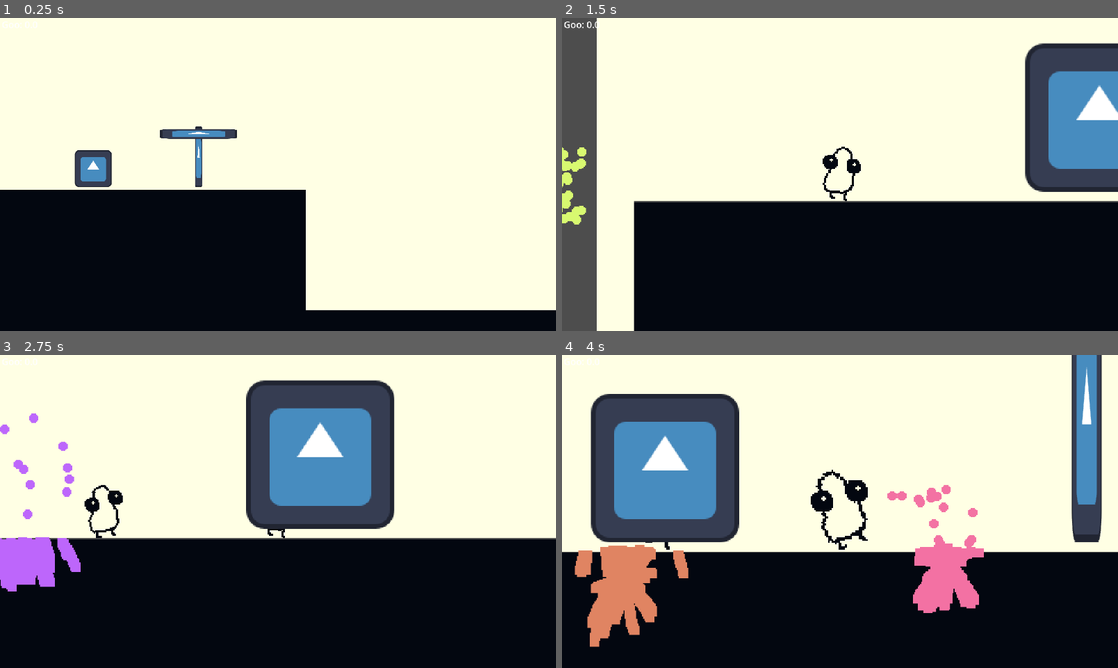
Above: before the commit, frames 1-4 (two rows, left to right).
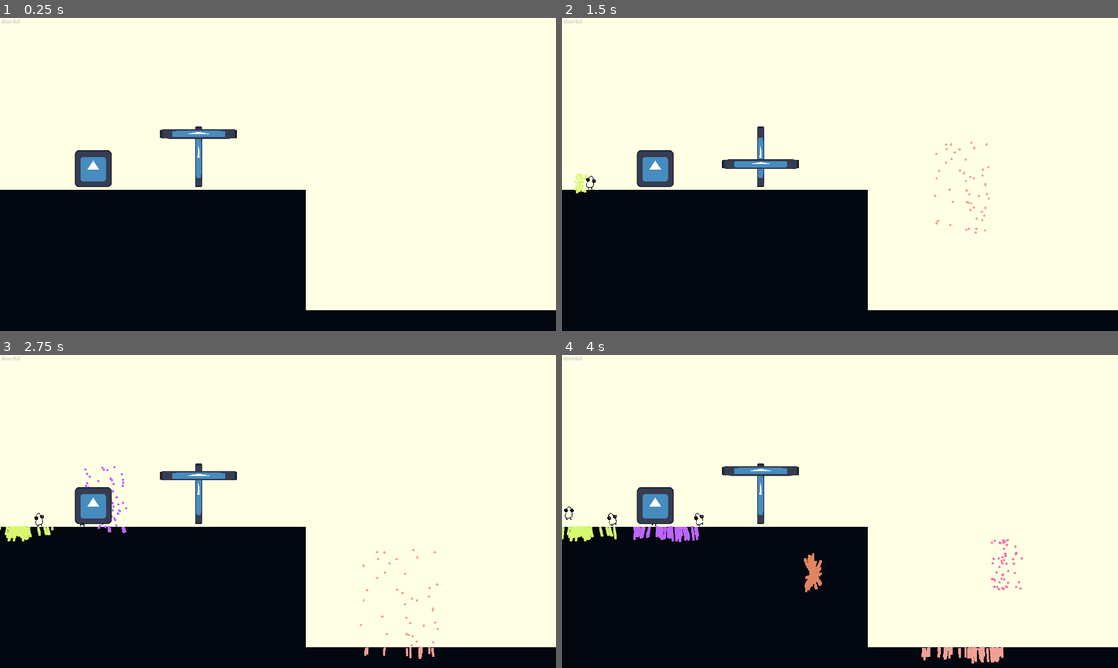
Above: after the commit, the same moments.

Repository: Octoan1/Tinkles-Incremental
Game: Godot game, scene res://main.tscn
The game is run twice, just before and just after one commit, with the same random seed, the same clock (stepped at 60 frames per second) and the same inputs. The engine's default icon, where the game draws it, is replaced by a stand-in: a white triangle on a blue panel in a dark square.
Inputs (mouse positions are in pixels of both pictures, inside the frame that each line leads up to):
- Up to frame 1 (0.25 s): no input
- Up to frame 2 (1.5 s): tap Enter at 0.5 s; move the mouse to (962, 158) at 0.52 s; click (962, 158) at 0.6 s; move the mouse to (578, 183) at 1.27 s; click (578, 183) at 1.35 s
- Up to frame 3 (2.75 s): move the mouse to (105, 483) at 2.02 s; click (105, 483) at 2.1 s
- Up to frame 4 (4 s): move the mouse to (812, 574) at 2.77 s; click (812, 574) at 2.85 s; move the mouse to (1006, 558) at 3.52 s; click (1006, 558) at 3.6 s

The runs differ from the first frame. In frame 1, less than 0.1% of the frame differs, in the area x 0-7%, y 0-4%; in frame 2, 36%; in frame 3, 34%; in frame 4, 38%, in the area x 0-100%, y 0-99%.

Commit message:
working on porting to component architecture
implement health, hitbox, and hurtbox componets

Diff:
--- a/Objects/Buildings/crusher.tscn
+++ b/Objects/Buildings/crusher.tscn
@@ -3,9 +3,16 @@
 [ext_resource type="Script" uid="uid://bqa4pfspwta1p" path="res://crusher.gd" id="1_bo67b"]
 [ext_resource type="Texture2D" uid="uid://ddux8qo1iqdpo" path="res://icon.svg" id="2_b4l58"]
 [ext_resource type="PackedScene" uid="uid://ci8eqs22jrag3" path="res://Game Logic/damage_area.tscn" id="3_muvn6"]
+[ext_resource type="Script" uid="uid://dn3uct6bpvl42" path="res://Components/hitbox_component.gd" id="4_b4l58"]
+[ext_resource type="Script" uid="uid://benf61sjypd5q" path="res://Components/attack.gd" id="5_muvn6"]
 
 [sub_resource type="RectangleShape2D" id="RectangleShape2D_5vw27"]
 size = Vector2(266, 32)
+
+[sub_resource type="Resource" id="Resource_4pc34"]
+script = ExtResource("5_muvn6")
+attack_damage = 1.0
+metadata/_custom_type_script = "uid://benf61sjypd5q"
 
 [node name="Crusher" type="Node2D" unique_id=762803738]
 script = ExtResource("1_bo67b")
@@ -27,6 +34,17 @@
 [node name="CollisionShape2D" type="CollisionShape2D" parent="DamageArea" unique_id=83892567]
 shape = SubResource("RectangleShape2D_5vw27")
 
+[node name="HitboxComponent" type="Area2D" parent="DamageArea" unique_id=1230046140]
+collision_layer = 4
+collision_mask = 2
+script = ExtResource("4_b4l58")
+attack = SubResource("Resource_4pc34")
+metadata/_custom_type_script = "uid://dn3uct6bpvl42"
+
+[node name="CollisionShape2D" type="CollisionShape2D" parent="DamageArea/HitboxComponent" unique_id=835420673]
+shape = SubResource("RectangleShape2D_5vw27")
+debug_color = Color(0.9987908, 0, 0.14475623, 0.41960785)
+
 [node name="attack_cooldown" type="Timer" parent="." unique_id=412730181]
 
 [node name="TrapStart" type="Marker2D" parent="." unique_id=672596031]
--- a/Objects/Lemming/lemming.gd
+++ b/Objects/Lemming/lemming.gd
@@ -3,13 +3,13 @@
 
 
 const SPEED = 150.0
-@export var health: float = 5.0
+#@export var health: float = 5.0
 @export var death_value: float = 3.0
 @export var damage_value: float = 1.0
 @export var life_span: float = 30.0
 var traits: Array[Trait]
 
-@onready var invuln_timer: Timer = $invuln_timer
+#@onready var invuln_timer: Timer = $invuln_timer
 @onready var lifespan_timer: Timer = $Lifespan
 @onready var lemming_cam: Camera2D = $LemmingCam
 @onready var sprite: AnimatedSprite2D = $AnimatedSprite2D
@@ -19,12 +19,14 @@
 var some_cam_enabled = false
 var jumping: bool = false
 
+@onready var health_component: HealthComponent = $HealthComponent
 
-var invuln_duration: float = 0.5
-var invulnerable: bool = false
+
+#var invuln_duration: float = 0.5
+#var invulnerable: bool = false
 
 func _ready() -> void:
-	invuln_timer.wait_time = invuln_duration
+	#invuln_timer.wait_time = invuln_duration
 	lifespan_timer.wait_time = life_span
 	lifespan_timer.start()
 	self.velocity.x = SPEED
@@ -44,39 +46,39 @@
 	for t in traits:
 		self.call(t.effect_name)
 
-func take_damage(damage_amount) -> void:
-	if not invulnerable:
+#func take_damage(damage_amount) -> void:
+	#if not invulnerable:
+		#
+		#
+		#invulnerable = true
+		#invuln_timer.start()
+		#
+		## calculate health_lost
+		#var health_lost = health - damage_amount
+		#if health_lost <= 0:
+			#health_lost = health
+		#else:
+			#health_lost = health - (health - damage_amount)
+		#
+		#var total_goo = health_lost * damage_value
+		#health -= damage_amount
+		#
+		#GameManager.modify_goo(total_goo)
+		#
+		#if health <= 0:
+			#die()
+		#else:
+			#var pm: Node2D = get_tree().root.get_node("Main").get_node("ParticleManager")
+			#pm.call_deferred("spawn_damage_particles", self.global_position, damage_amount)
 
-
-		invulnerable = true
-		invuln_timer.start()
-
-		# calculate health_lost
-		var health_lost = health - damage_amount
-		if health_lost <= 0:
-			health_lost = health
-		else:
-			health_lost = health - (health - damage_amount)
-
-		var total_goo = health_lost * damage_value
-		health -= damage_amount
-
-		GameManager.modify_goo(total_goo)
-
-		if health <= 0:
-			die()
-		else:
-			var pm: Node2D = get_tree().root.get_node("Main").get_node("ParticleManager")
-			pm.call_deferred("spawn_damage_particles", self.global_position, damage_amount)
-
-func die() -> void:
-	lemming_cam.enabled = false
-	GameManager.modify_goo(death_value)
-
-	# testing
-	get_tree().root.get_node("Main").get_node("ParticleManager").spawn_particles(self.global_position)
-
-	self.queue_free()
+#func die() -> void:
+	#lemming_cam.enabled = false
+	#GameManager.modify_goo(death_value)
+	#
+	## testing
+	#get_tree().root.get_node("Main").get_node("ParticleManager").spawn_particles(self.global_position)
+	#
+	#self.queue_free()
 
 func _physics_process(delta: float) -> void:
 	if jumping:
@@ -123,11 +125,12 @@
 	jumping = true
 
 
-func _on_invuln_timer_timeout() -> void:
-	invulnerable = false
+#func _on_invuln_timer_timeout() -> void:
+	#invulnerable = false
 
 func _on_lifespan_timeout() -> void:
-	die()
+	#die()
+	health_component.kill()
 
 func _on_click_timer_timeout() -> void:
 	click_ready = true
@@ -136,4 +139,26 @@
 ### TRAITS HERE ###
 func _fed() -> void:
 	global_scale *= 1.5
-	health *= 2
+	#health *= 2
+	#health_component
+
+
+func _on_health_component_died() -> void:
+	lemming_cam.enabled = false
+	GameManager.modify_goo(death_value)
+
+	# testing
+	get_tree().root.get_node("Main").get_node("ParticleManager").spawn_particles(self.global_position)
+
+	self.queue_free()
+
+
+func _on_health_component_damaged(attack: Attack) -> void:
+	var damage_amount = attack.attack_damage
+
+	var total_goo = damage_amount * damage_value
+
+	GameManager.modify_goo(total_goo)
+
+	var pm: Node2D = get_tree().root.get_node("Main").get_node("ParticleManager")
+	pm.call_deferred("spawn_damage_particles", self.global_position, damage_amount)
--- a/Objects/Lemming/lemming.tscn
+++ b/Objects/Lemming/lemming.tscn
@@ -2,7 +2,12 @@
 
 [ext_resource type="Script" uid="uid://glckswiwl5do" path="res://Objects/Lemming/lemming.gd" id="1_bs02x"]
 [ext_resource type="Script" uid="uid://bdyoml78tf5ct" path="res://Objects/Lemming/ray_cast_2d.gd" id="2_1qkcv"]
+[ext_resource type="Script" uid="uid://dxwlmgwyk1wa2" path="res://Components/health_component.gd" id="2_oqybh"]
 [ext_resource type="Texture2D" uid="uid://ckibnigsp561i" path="res://Assets/Asesprite/lemming-Sheet.png" id="4_oqybh"]
+[ext_resource type="Script" uid="uid://1pyaap8o8k26" path="res://Components/hurtbox_component.gd" id="5_gvufl"]
+
+[sub_resource type="RectangleShape2D" id="RectangleShape2D_bs02x"]
+size = Vector2(26, 46)
 
 [sub_resource type="AtlasTexture" id="AtlasTexture_hqpyc"]
 atlas = ExtResource("4_oqybh")
@@ -52,14 +57,23 @@
 "speed": 10.0
 }]
 
-[sub_resource type="RectangleShape2D" id="RectangleShape2D_bs02x"]
-size = Vector2(35, 46)
+[sub_resource type="RectangleShape2D" id="RectangleShape2D_gvufl"]
+size = Vector2(24, 41)
 
 [node name="Lemming" type="CharacterBody2D" unique_id=1909906124 groups=["Lemming"]]
-collision_layer = 2
+collision_layer = 0
 collision_mask = 5
 input_pickable = true
 script = ExtResource("1_bs02x")
+
+[node name="HealthComponent" type="Node" parent="." unique_id=439512434]
+script = ExtResource("2_oqybh")
+max_health = 5.0
+metadata/_custom_type_script = "uid://dxwlmgwyk1wa2"
+
+[node name="WorldCollision" type="CollisionShape2D" parent="." unique_id=514483512]
+z_index = 1
+shape = SubResource("RectangleShape2D_bs02x")
 
 [node name="LemmingCam" type="Camera2D" parent="." unique_id=1992628313]
 enabled = false
@@ -67,17 +81,12 @@
 
 [node name="AnimatedSprite2D" type="AnimatedSprite2D" parent="." unique_id=615340767]
 sprite_frames = SubResource("SpriteFrames_4ypp3")
-animation = &"walk"
 
 [node name="RayCast2D" type="RayCast2D" parent="." unique_id=862188445]
 position = Vector2(15, 0)
 scale = Vector2(1.0000001, 1)
 target_position = Vector2(0, 91)
 script = ExtResource("2_1qkcv")
-
-[node name="CollisionShape2D" type="CollisionShape2D" parent="." unique_id=514483512]
-position = Vector2(1, 0)
-shape = SubResource("RectangleShape2D_bs02x")
 
 [node name="invuln_timer" type="Timer" parent="." unique_id=278870868]
 
@@ -86,7 +95,22 @@
 [node name="click_timer" type="Timer" parent="." unique_id=808760983]
 wait_time = 0.1
 
+[node name="HurtboxComponent" type="Area2D" parent="." unique_id=701341300 node_paths=PackedStringArray("health_component")]
+z_index = 1
+collision_layer = 2
+collision_mask = 0
+script = ExtResource("5_gvufl")
+health_component = NodePath("../HealthComponent")
+metadata/_custom_type_script = "uid://1pyaap8o8k26"
+
+[node name="HurtboxShape" type="CollisionShape2D" parent="HurtboxComponent" unique_id=423941072]
+position = Vector2(0, 0.5)
+shape = SubResource("RectangleShape2D_gvufl")
+debug_color = Color(0, 0.6485298, 0.187787, 0.41960785)
+
 [connection signal="input_event" from="." to="." method="_input_event"]
+[connection signal="damaged" from="HealthComponent" to="." method="_on_health_component_damaged"]
+[connection signal="died" from="HealthComponent" to="." method="_on_health_component_died"]
 [connection signal="stopped_looking" from="RayCast2D" to="." method="_on_ray_cast_2d_stopped_looking"]
 [connection signal="timeout" from="invuln_timer" to="." method="_on_invuln_timer_timeout"]
 [connection signal="timeout" from="Lifespan" to="." method="_on_lifespan_timeout"]
--- a/main.tscn
+++ b/main.tscn
@@ -4,14 +4,24 @@
 [ext_resource type="Script" uid="uid://fwjhxctb4gix" path="res://Objects/Particle/particle_manager.gd" id="1_lquwl"]
 [ext_resource type="PackedScene" uid="uid://c0arlauc1koa8" path="res://Objects/Lemming/lemming.tscn" id="2_0xm2m"]
 [ext_resource type="PackedScene" uid="uid://c2cm12b4gs3yf" path="res://Objects/Particle/blood_particle.tscn" id="2_7mycd"]
-[ext_resource type="PackedScene" uid="uid://ci8eqs22jrag3" path="res://Game Logic/damage_area.tscn" id="3_h2yge"]
 [ext_resource type="TileSet" uid="uid://cnwjxnnhibpsl" path="res://Assets/tile_set.tres" id="3_kek77"]
 [ext_resource type="Script" uid="uid://ttsgpucekkd3" path="res://UI/ui.gd" id="4_1bvp3"]
 [ext_resource type="PackedScene" uid="uid://dlayonr1hr4tv" path="res://Objects/Buildings/buffet.tscn" id="4_lquwl"]
 [ext_resource type="PackedScene" uid="uid://cfjinxyfp22kg" path="res://Objects/Buildings/crusher.tscn" id="8_5vw27"]
+[ext_resource type="Script" uid="uid://dn3uct6bpvl42" path="res://Components/hitbox_component.gd" id="9_kek77"]
+[ext_resource type="Script" uid="uid://benf61sjypd5q" path="res://Components/attack.gd" id="10_4c57u"]
 
-[sub_resource type="RectangleShape2D" id="RectangleShape2D_lquwl"]
-size = Vector2(31.097046, 22)
+[sub_resource type="LabelSettings" id="LabelSettings_4c57u"]
+outline_size = 1
+outline_color = Color(0, 0, 0, 1)
+
+[sub_resource type="Resource" id="Resource_efxa6"]
+script = ExtResource("10_4c57u")
+attack_damage = 20.0
+metadata/_custom_type_script = "uid://benf61sjypd5q"
+
+[sub_resource type="RectangleShape2D" id="RectangleShape2D_4c57u"]
+size = Vector2(886, 20)
 
 [node name="Main" type="Node" unique_id=1833770416]
 
@@ -34,15 +44,6 @@
 [node name="Timer" type="Timer" parent="LemmingSpawner" unique_id=805387629]
 autostart = true
 
-[node name="CliffDamage" parent="." unique_id=743706955 instance=ExtResource("3_h2yge")]
-position = Vector2(1655, 992)
-scale = Vector2(28.439999, 1)
-insta_kill = true
-
-[node name="CollisionShape2D" type="CollisionShape2D" parent="CliffDamage" unique_id=768737055]
-position = Vector2(-5.548527, 1)
-shape = SubResource("RectangleShape2D_lquwl")
-
 [node name="Buffet" parent="." unique_id=241154822 instance=ExtResource("4_lquwl")]
 position = Vector2(322, 520)
 
@@ -54,9 +55,24 @@
 offset_right = 46.0
 offset_bottom = 45.0
 theme_override_font_sizes/font_size = 32
+text = "null"
+label_settings = SubResource("LabelSettings_4c57u")
 metadata/_edit_use_anchors_ = true
 
 [node name="Crusher" parent="." unique_id=762803738 instance=ExtResource("8_5vw27")]
 position = Vector2(686, 400)
 
+[node name="GroundDamage" type="Area2D" parent="." unique_id=18611825]
+position = Vector2(1318, 1001)
+collision_layer = 4
+collision_mask = 2
+script = ExtResource("9_kek77")
+attack = SubResource("Resource_efxa6")
+metadata/_custom_type_script = "uid://dn3uct6bpvl42"
+
+[node name="CollisionShape2D" type="CollisionShape2D" parent="GroundDamage" unique_id=1983048333]
+position = Vector2(174, 0)
+shape = SubResource("RectangleShape2D_4c57u")
+debug_color = Color(1, 0.010942406, 0.057153173, 0.41960785)
+
 [connection signal="timeout" from="LemmingSpawner/Timer" to="LemmingSpawner" method="_on_timer_timeout"]
